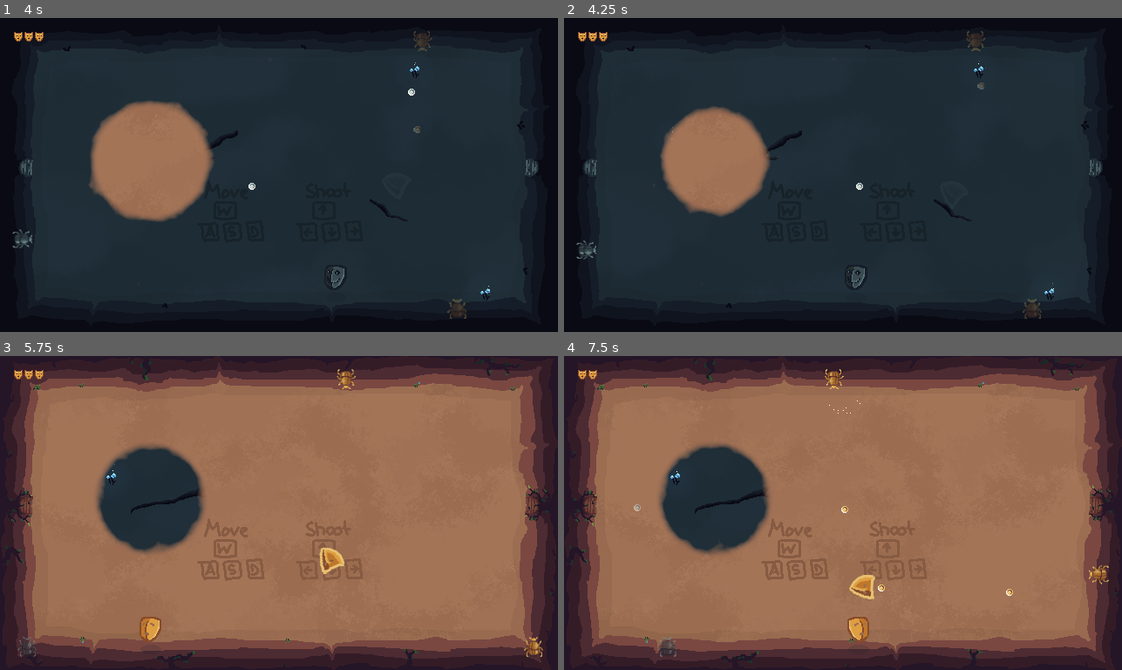
Above: before the commit, frames 1-4 (two rows, left to right).
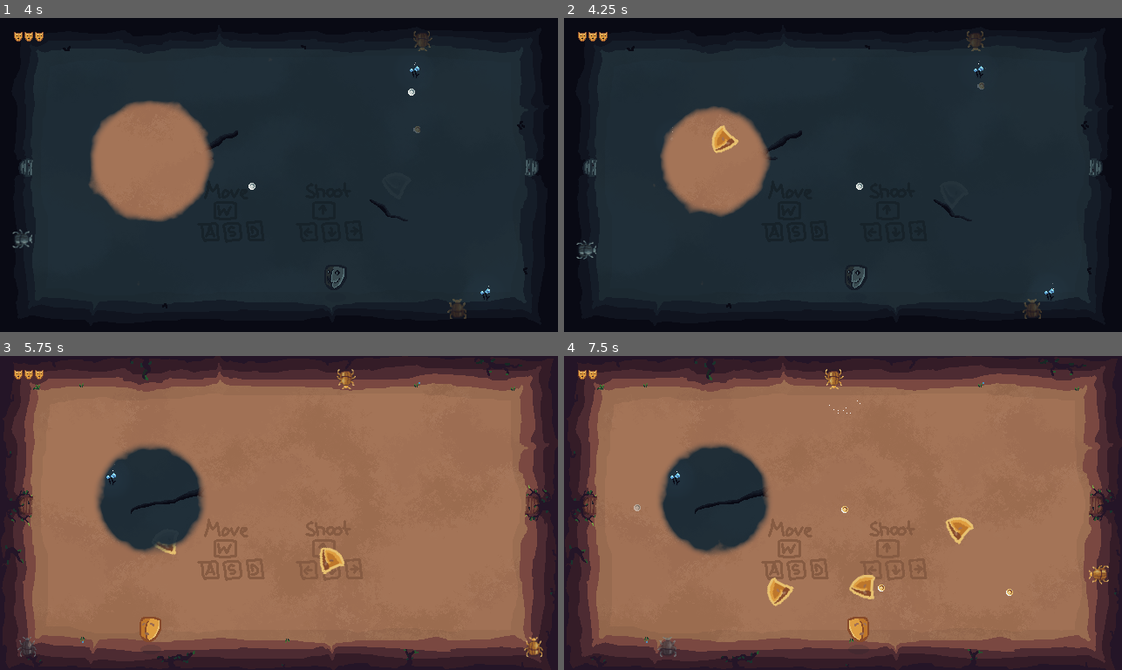
Above: after the commit, the same moments.

Repository: MarcelBlasius/Global-Game-Jam-2026
Game: Godot game, scene res://scenes/main_scene.tscn
Two runs of this game, one before a commit and one after it. Both use one fixed random seed, a clock stepped at 60 frames per second and the inputs below.
Inputs (mouse positions are in pixels of both pictures, inside the frame that each line leads up to):
- Up to frame 1 (4 s): tap Enter at 0.5 s; move the mouse to (401, 159) at 0.52 s; hold D (right) 0.53-1.28 s; tap Shift at 0.6, 2.1, 3.6 s; click (401, 159) at 0.67 s; move the mouse to (167, 190) at 1.27 s; hold S (down) 1.28-2.03 s; tap Ctrl at 1.35, 2.85 s; move the mouse to (334, 105) at 2.02 s; hold D (right) 2.03-2.78 s; move the mouse to (251, 237) at 2.77 s; hold Up (shoot up) 2.78-3.53 s; click (251, 237) at 2.92 s; move the mouse to (446, 222) at 3.52 s; hold A (left) from 3.53 s (still down)
- Up to frame 2 (4.25 s): keep holding A (left)
- Up to frame 3 (5.75 s): move the mouse to (111, 465) at 4.27 s; tap Ctrl at 4.35 s; move the mouse to (306, 513) at 5.02 s; release A (left) at 5.03 s; hold S (down) from 5.03 s (still down); tap Shift at 5.1 s; click (306, 513) at 5.17 s
- Up to frame 4 (7.5 s): move the mouse to (759, 434) at 5.77 s; release S (down) at 5.78 s; hold D (right) 5.78-6.53 s; tap Ctrl at 5.85, 7.35 s; move the mouse to (965, 497) at 6.52 s; hold Up (shoot up) 6.53-7.28 s; tap Shift at 6.6 s; move the mouse to (731, 528) at 7.27 s; hold D (right) from 7.28 s (still down); click (731, 528) at 7.42 s

Frame 1 is identical in both runs. In frame 2, 0.2% of the frame differs, in the area x 26-32%, y 34-44%; in frame 3, less than 0.1%; in frame 4, 0.5%, in the area x 36-74%, y 51-80%.

Commit message:
moved endPortal to separate object

Diff:
--- a/spectra/scripts/alpha.gd
+++ b/spectra/scripts/alpha.gd
@@ -11,6 +11,7 @@
 
 var mat : ShaderMaterial
 var posList : Array[MaskPos]
+var endPortal : MaskPos
 const arrayMaxLength := 10
 const arrayElementSize := 4
 var invert_world := false
@@ -31,12 +32,23 @@
 	var posVals := []
 	posVals.resize(arrayMaxLength * arrayElementSize)
 
-	for i in range(arrayMaxLength):
-		if (i < posList.size()):
-			posVals[i * arrayElementSize] = posList[i].pos.x
-			posVals[i * arrayElementSize + 1] = posList[i].pos.y
-			posVals[i * arrayElementSize + 2] = posList[i].radius
-			posVals[i * arrayElementSize + 3] = posList[i].worldBit
+	if (endPortal == null):
+		posVals[0] = -1000
+		posVals[1] = -1000
+		posVals[2] = -1000
+		posVals[3] = -1000
+	else:
+		posVals[0] = endPortal.pos.x
+		posVals[1] = endPortal.pos.y
+		posVals[2] = endPortal.radius
+		posVals[3] = endPortal.worldBit
+
+	for i in range(1, arrayMaxLength):
+		if (i - 1 < posList.size()):
+			posVals[i * arrayElementSize] = posList[i - 1].pos.x
+			posVals[i * arrayElementSize + 1] = posList[i - 1].pos.y
+			posVals[i * arrayElementSize + 2] = posList[i - 1].radius
+			posVals[i * arrayElementSize + 3] = posList[i - 1].worldBit
 		else:
 			posVals[i * arrayElementSize] = -1000
 			posVals[i * arrayElementSize + 1] = -1000
--- a/spectra/scripts/manager.gd
+++ b/spectra/scripts/manager.gd
@@ -40,7 +40,11 @@
 	$Subview2.add_child(background2)
 	background2.global_transform = old_global2
 
-var enemies : Array[Node]
+class Enemy_Info:
+	var enemy: Node
+	var radius: float
+
+var enemies : Array[Enemy_Info]
 
 func get_random_pos(offset: int = 40) -> Vector2:
 	var viewport := get_viewport()
@@ -53,7 +57,7 @@
 
 var enemy_counter = 0
 
-func spawn_enemy(enemyScene: PackedScene, time: float = 0):
+func spawn_enemy(enemyScene: PackedScene, death_rad : float, time: float = 0):
 	enemy_counter += 1
 	var timer = get_tree().create_timer(time)
 	await timer.timeout
@@ -78,19 +82,22 @@
 	#enemy.direction = dir
 	#enemy.hit_group = "enemies"
 	add_child.call_deferred(enemy)
-	enemies.append(enemy)
+	var enemy_info := Enemy_Info.new()
+	enemy_info.enemy = enemy
+	enemy_info.radius = death_rad
+	enemies.append(enemy_info)
 
 var randis := [enemy_standard_1, enemy_whisp_sun, enemy_whisp_dark]
-
+var spawnis := [80, 30, 30]
 func level_one():
 	alpha.set_world(current_world)
 	var time = 2.0
-	for i in range(1):
-		spawn_enemy(enemy_standard_1, time)
+	for i in range(3):
+		spawn_enemy(enemy_standard_1, spawnis[0], time)
 		time += 2
 
 	var pos = get_random_pos(150)
-	spawn_portal_routine(pos, 1)
+	spawn_portal_routine(pos, 60,  1)
 
 func level_two():
 	alpha.set_world(current_world)
@@ -100,7 +107,7 @@
 	for i in range(randamount):
 		var randi = randi_range(0, 2)
 		var randif = randf_range(2, 5)
-		spawn_enemy(randis[randi], time)
+		spawn_enemy(randis[randi], spawnis[randi], time)
 		time += randif
 
 	var pos = get_random_pos(150)
@@ -109,7 +116,7 @@
 @export var spawn_curve: Curve
 @export var finish_curve: Curve
 
-func spawn_portal_routine(pos : Vector2, time: float = 0):
+func spawn_portal_routine(pos : Vector2, radius : float, time: float = 0):
 	await get_tree().create_timer(time).timeout
 	#var timer = Timer.new()#
 
@@ -117,7 +124,7 @@
 	maskPos.pos = pos
 	maskPos.radius = 0
 	maskPos.worldBit = 0
-	maskPos.endRadius = 60
+	maskPos.endRadius = radius
 	alpha.posList.append(maskPos)
 	animate_portal_spawn_routine(maskPos, spawn_curve)
 
@@ -133,7 +140,7 @@
 	maskPos.radius = 0
 	maskPos.worldBit = 1
 	maskPos.endRadius = 640
-	alpha.posList.append(maskPos)
+	alpha.endPortal = maskPos
 	var animLength =7.0
 	animate_portal_spawn_routine(maskPos, finish_curve, animLength)
 
@@ -142,7 +149,7 @@
 	await tree.create_timer(animLength).timeout
 	current_world = 1 if (current_world == 0) else 0
 	alpha.set_world(current_world)
-	alpha.posList.erase(maskPos)
+	alpha.endPortal = null
 	end_round()
 
 
@@ -178,26 +185,31 @@
 	current_maskPos_to_delete = null
 
 var current_maskPos_to_delete : Alpha.MaskPos
-var end_Mask_not_to_delete : Alpha.MaskPos
+#var end_Mask_not_to_delete : Alpha.MaskPos
 
 func check_portal_despawn():
 	if (current_maskPos_to_delete != null):
 		return
 	if (alpha.posList.size() > 2):
-		var temp = alpha.posList.get(0)
-		if (temp == end_Mask_not_to_delete):
-			return
-		current_maskPos_to_delete = temp
+		current_maskPos_to_delete = alpha.posList.get(0)
+
 		animate_portal_despawn_routine(current_maskPos_to_delete, finish_curve)
 
+func find_by_key(search_key: Node) -> Enemy_Info:
+	for enemy in enemies:
+		if enemy.enemy == search_key:
+			return enemy
+	return null
+
 func remove_enemy(enemy: Node):
+	var enemy_info = find_by_key(enemy)
 	enemies.erase(enemy)
 	enemy_counter -= 1
 	if (enemy_counter <= 0):
 		enemy_counter = 0
 		spawn_end_portal_routine(enemy.global_position)
 		return
-	spawn_portal_routine(enemy.global_position)
+	spawn_portal_routine(enemy.global_position, enemy_info.radius)
 
 
 func _process(_delta: float):
--- a/spectra/scripts/update_noise.gd
+++ b/spectra/scripts/update_noise.gd
@@ -13,7 +13,7 @@
 
 
 # Called every frame. 'delta' is the elapsed time since the previous frame.
-func _process(delta: float) -> void:
+func _process(_delta: float) -> void:
 	#noise.offset += Vector3(0, 0, 20)
 	#noise_tex.reset_state()
 
